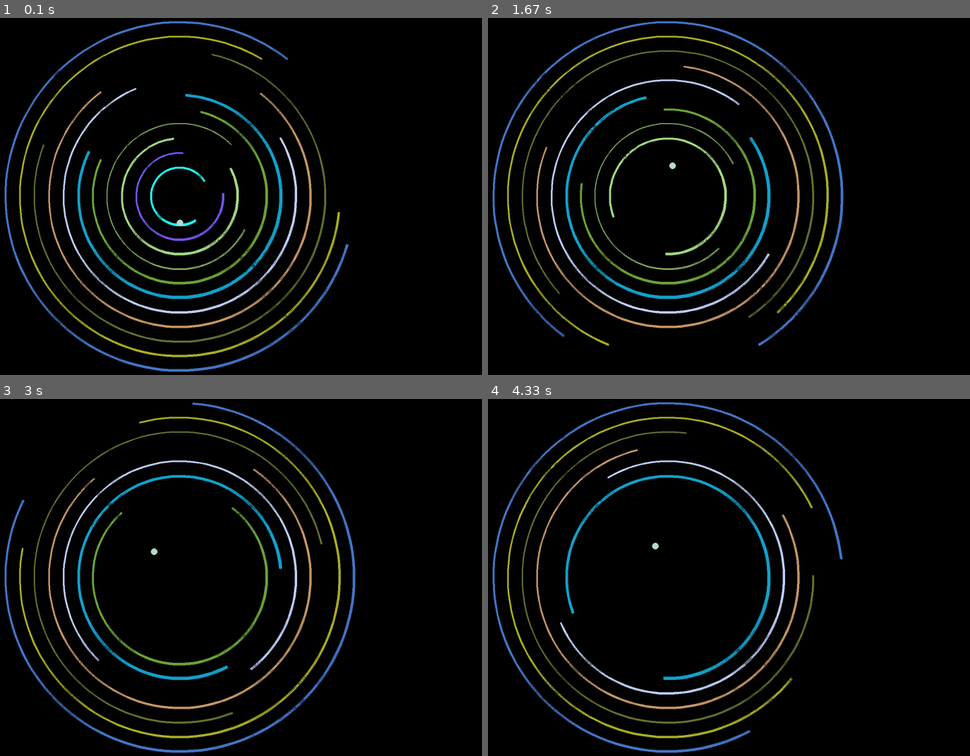
Above: before the commit, frames 1-4 (two rows, left to right).
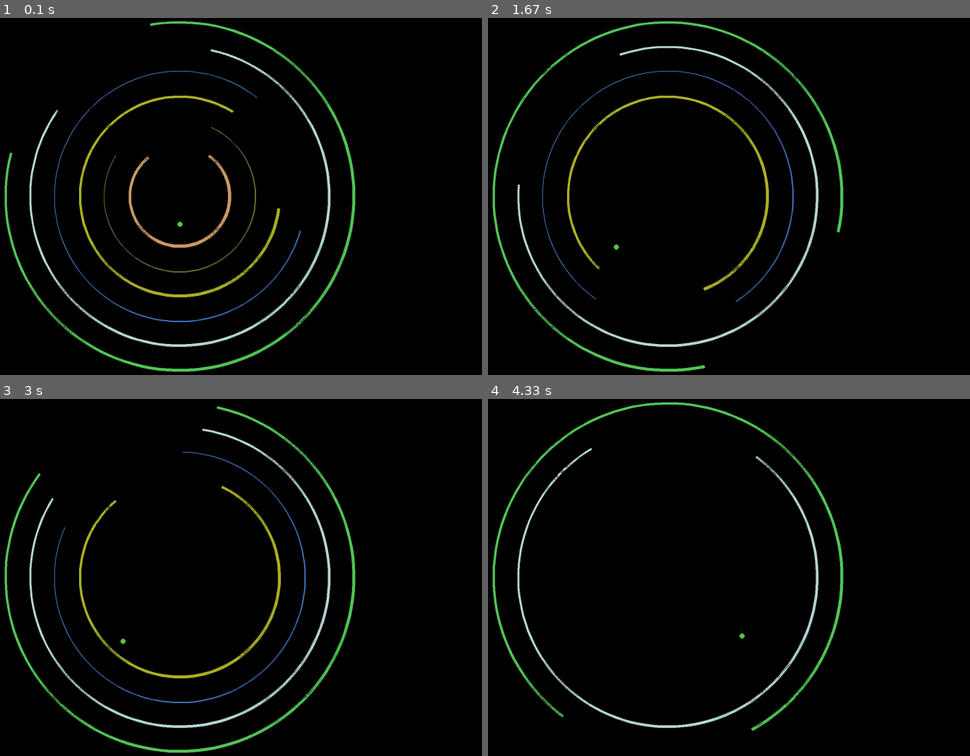
Above: after the commit, the same moments.

Repository: ThisisAqib/ball_bouncer_pygame
Game: pygame game, started from src/main.py
Two runs of this game, one before a commit and one after it. Both use one fixed random seed, a clock stepped at 60 frames per second and the inputs below.
Inputs:
- Up to frame 1 (0.1 s): no input
- Up to frame 2 (1.67 s): no input
- Up to frame 3 (3 s): no input
- Up to frame 4 (4.33 s): no input

The runs differ from the first frame. In frame 1, 12% of the frame differs, in the area x 0-74%, y 0-100%; in frame 2, 11%; in frame 3, 9.8%; in frame 4, 8.3%.

Commit message:
added more comments

Diff:
--- a/src/ball_bouncer/ball.py
+++ b/src/ball_bouncer/ball.py
@@ -16,14 +16,14 @@
     """
     Configuration class for Ball properties.
     """
-    initial_speed : tuple[float, float] = (0, 20)
-    speed_adjustment: tuple[int, int] = (10, 75),  # minimum speed, maximum speed
-    initial_position : tuple[float, float] = (0, 0)  # Initial position
+
+    initial_speed: tuple[float, float] = (0, 20)
+    speed_adjustment: tuple[int, int] = ((10, 75),)  # minimum speed, maximum speed
+    initial_position: tuple[float, float] = (0, 0)  # Initial position
     color: tuple[int, int, int] = (255, 0, 0)
     radius: int = 5
     elasticity: float = 1.0
     gravity: float = 2.0
-
 
 
 class Ball:
@@ -39,10 +39,6 @@
         # Use provided config or default values
         self.position_x, self.position_y = config.initial_position
         self.speed_x, self.speed_y = config.initial_speed
-        self.color = config.color
-        self.radius = config.radius
-        self.elasticity = config.elasticity
-        self.gravity = config.gravity
         self.config = config
 
     def update_position(self):
@@ -57,8 +53,8 @@
         self.speed_y -= 2 * dot_product * normal_y
 
         # Apply elasticity: Reduce the speed after bouncing
-        self.speed_x *= self.elasticity
-        self.speed_y *= self.elasticity
+        self.speed_x *= self.config.elasticity
+        self.speed_y *= self.config.elasticity
 
         # Add randomness to the bounce to avoid repetitive patterns
         self.randomize_bounce()
@@ -108,16 +104,3 @@
         return math.sqrt(
             (self.position_x - center_x) ** 2 + (self.position_y - center_y) ** 2
         )
-
-    def get_angle_from_center(self, center_x, center_y):
-        """
-        Calculate the angle between the ball and a specified center.
-
-        Parameters:
-        - center_x (float): x-coordinate of the center.
-        - center_y (float): y-coordinate of the center.
-
-        Returns:
-        - float: The angle in radians.
-        """
-        return math.atan2(self.position_y - center_y, self.position_x - center_x)
--- a/src/ball_bouncer/boundary.py
+++ b/src/ball_bouncer/boundary.py
@@ -29,32 +29,12 @@
             raise ValueError("Radius must be positive.")
         if self.width <= 0:
             raise ValueError("Width must be positive.")
-        if not (
-            0 <= self.color[0] <= 255
-            and 0 <= self.color[1] <= 255
-            and 0 <= self.color[2] <= 255
-        ):
-            raise ValueError("Color values must be between 0 and 255.")
-
-
-def default_boundary_config() -> BoundaryConfig:
-    """Factory function to create a default BoundaryConfig."""
-    return BoundaryConfig(
-        center_x=400,
-        center_y=300,
-        radius=200,
-        start_angle=0,
-        end_angle=2 * math.pi,
-        rotation_speed=0.01,
-        color=(255, 0, 0),
-        width=2,
-    )
 
 
 class BoundaryArc:
     """Class representing a rotating arc in the game."""
 
-    def __init__(self, config: BoundaryConfig = default_boundary_config()):
+    def __init__(self, config: BoundaryConfig):
         """
         Initialize the BoundaryArc.
 
@@ -65,34 +45,59 @@
         self.config = config
 
     def update_angles(self):
-        """Update the arc angles for rotation."""
-        self.config = self.config.__class__(
+        """
+        Update the start and end angles of the arc for rotation.
+
+        This method updates the angles by adding the current rotation speed
+        to both the start and end angles. The configuration is immutable,
+        so a new configuration object is created with the updated angles.
+        """
+        # Create a new configuration with updated angles
+        self.config = self.config.__class__(  # Re-create config to ensure immutability
             **{
-                **self.config.__dict__,
+                **self.config.__dict__,  # Unpack current configuration
                 "start_angle": self.config.start_angle + self.config.rotation_speed,
                 "end_angle": self.config.end_angle + self.config.rotation_speed,
             }
         )
 
     def draw(self, screen):
-        """Draw the boundary arc on the screen."""
+        """
+        Draw the boundary arc on the screen.
+
+        This function uses Pygame's draw.arc() to draw the arc of the boundary
+        on the screen. The color of the arc is determined by the color attribute
+        of the BoundaryConfig object.
+
+        Args:
+            screen (pygame.Surface): The surface to draw the arc on.
+        """
         pygame.draw.arc(
             screen,
             self.config.color,
             (
+                # Calculate the top-left corner of the arc's bounding box
                 self.config.center_x - self.config.radius,
                 self.config.center_y - self.config.radius,
+                # Calculate the width and height of the arc's bounding box
                 self.config.radius * 2,
                 self.config.radius * 2,
             ),
+            # Calculate the start and end angles for the arc
             self.config.start_angle,
             self.config.end_angle,
+            # Set the width of the arc
             self.config.width,
         )
 
     def is_point_outside_boundary(self, pos_x, pos_y, ball_radius):
         """
         Check if a point is outside the boundary.
+
+        This function calculates the distance from the point to the center of
+        the boundary and checks if it is greater than the radius plus the
+        radius of the ball. If it is, the point is considered to be outside
+        the boundary.
 
         Args:
             pos_x (float): X-coordinate of the point.
@@ -105,11 +110,18 @@
         distance = math.sqrt(
             (pos_x - self.config.center_x) ** 2 + (pos_y - self.config.center_y) ** 2
         )
+        # Check if the distance from the point to the center of the boundary
+        # plus the radius of the ball is greater than the radius of the
+        # boundary
         return distance + ball_radius > self.config.radius
 
     def is_point_in_empty_arc(self, pos_x, pos_y):
         """
         Check if a point is in the empty arc region.
+
+        This function is used to detect if the ball is in the empty arc region
+        of the boundary. The empty arc region is the part of the boundary
+        that is not filled with the arc.
 
         Args:
             pos_x (float): X-coordinate of the point.
@@ -118,12 +130,20 @@
         Returns:
             bool: True if the point is in the empty arc region, False otherwise.
         """
+        # Calculate the angle of the point relative to the center of the boundary
         angle = math.atan2(pos_y - self.config.center_y, pos_x - self.config.center_x)
+
+        # Normalize the angle to [0, 360)
         angle_degrees = (math.degrees(angle) + 360) % 360
+
+        # Reverse the angle to match the direction of the arc
         angle_degrees = (360 - angle_degrees) % 360
+
+        # Calculate the start and end angles of the arc
         start_deg = (math.degrees(self.config.start_angle) + 360) % 360
         end_deg = (math.degrees(self.config.end_angle) + 360) % 360
 
+        # Check if the point is in the empty arc region
         if start_deg < end_deg:
             return not start_deg <= angle_degrees <= end_deg
         return not (angle_degrees >= start_deg or angle_degrees <= end_deg)
--- a/src/ball_bouncer/game.py
+++ b/src/ball_bouncer/game.py
@@ -1,8 +1,19 @@
+"""
+Game module for the Ball Bouncer Game.
+
+This module defines the `Game` class, which encapsulates the gameplay logic,
+rendering, and interactions between the ball and the boundaries.
+
+Classes:
+    GameConfig: Configuration data for the game, including screen settings,
+                ball properties, and boundary properties.
+    Game: Core class that manages the game lifecycle, rendering, and interactions.
+"""
+
 import math
 import sys
 import random
 from dataclasses import dataclass
-
 import pygame
 
 from . import utils
@@ -11,10 +22,22 @@
 from .boundary import BoundaryArc, BoundaryConfig
 
 
-
 @dataclass
 class GameConfig:
-    """Configuration for the game, including screen size, ball settings, and other parameters."""
+    """
+    Holds configuration settings for the Ball Bouncer Game.
+
+    Attributes:
+        width (int): Width of the game window (pixels).
+        height (int): Height of the game window (pixels).
+        fps (int): Target frames per second for game rendering and updates.
+        ball_config (BallConfig): Configuration for the ball's properties.
+        rotation_speed (tuple[int, int]): Range of rotation speeds for boundaries.
+        ball_radius (tuple[int, int]): Minimum and maximum ball radius.
+        boundary_width (tuple[int, int]): Minimum and maximum width of boundaries.
+        boundaries_range (tuple[int, int]): Minimum and maximum number of boundaries.
+    """
+
     width: int
     height: int
     fps: int
@@ -26,68 +49,82 @@
 
 
 class Game:
-    """Class to manage the game logic, rendering, and interaction between the ball and boundaries."""
+    """
+    Manages the Ball Bouncer Game, including game logic, rendering,
+    and interactions.
+
+    The Game class orchestrates the movement of the ball, interactions
+    with boundaries, and game state transitions. It handles collision
+    detection, boundary management, and graphical updates.
+    """
 
     def __init__(self, config: GameConfig):
         """
-        Initialize the game.
+        Initializes the game with the provided configuration.
 
         Args:
-            config: GameConfig object containing all settings.
-        """
-        pygame.init()
+            config (GameConfig): The configuration object containing all game settings.
+        """
+        # Initialize Pygame and mixer
+        pygame.init()  # pylint: disable=no-member
         pygame.mixer.init()
 
+        # Store game configuration
         self.config = config
+        self.running = True
+
+        # Set up the game display
         self.screen = pygame.display.set_mode((config.width, config.height))
         pygame.display.set_caption("Ball Bouncer Game")
         self.clock = pygame.time.Clock()
 
-        # Initialize ball
+        # Initialize game objects
         self.ball = self._create_ball()
-        self._ball_initializations()
-
+        self._initialize_ball_properties()
+
+        # Load sound effects
         self.test_sound = pygame.mixer.Sound(SOUND_FILE)
 
         # Initialize boundaries
         self.boundaries = self._create_boundaries()
 
-        self.running = True
-
-    def _ball_initializations(self):
+    def _initialize_ball_properties(self):
+        """Randomly initializes the ball's properties such as radius and color."""
         self.ball.speed_y = self.config.ball_config.initial_speed[1]
-        self.config.ball_config.radius = random.randint(self.config.ball_radius[0], self.config.ball_radius[1])
-        self.ball.color=utils.generate_non_black_color(brightness_threshold=150)
+        self.config.ball_config.radius = random.randint(
+            self.config.ball_radius[0], self.config.ball_radius[1]
+        )
+        self.ball.color = utils.generate_non_black_color(brightness_threshold=150)
 
     def _create_ball(self) -> Ball:
         """Creates and returns a Ball instance."""
-        return Ball(
-            config=self.config.ball_config
+        return Ball(config=self.config.ball_config)
+
+    def _create_boundaries(self) -> list[BoundaryArc]:
+        """
+        Creates and returns a list of boundary arcs with random properties.
+
+        Returns:
+            list[BoundaryArc]: A list of boundary arcs initialized with random angles,
+                               rotation speeds, and colors.
+        """
+        base_radius = min(self.config.width, self.config.height) // 2 - 10
+        num_boundaries = random.randint(
+            self.config.boundaries_range[0], self.config.boundaries_range[1]
         )
-
-    def _create_boundaries(self) -> list:
-        """Creates and returns a list of boundary arcs with random angles, rotation speeds, and colors."""
-        base_radius = min(self.config.width, self.config.height) // 2 - 10
-        # Select a random number of boundaries (e.g., between 5 and 10)
-        num_boundaries = random.randint(self.config.boundaries_range[0], self.config.boundaries_range[1])
-
-        # Calculate radius step based on the number of boundaries
         radius_step = base_radius // (num_boundaries + 1)
 
         boundaries = []
         for i in range(num_boundaries):
             radius = base_radius - (i * radius_step)
             if radius <= 0:
-                break  # Stop if radius becomes non-positive
-
-            # Calculate start and end angles with some randomness
+                break  # Avoid non-positive radii
+
             start_angle = math.radians(random.randint(0, 180))
             end_angle = start_angle + math.radians(random.randint(270, 300))
-
-            # Randomize rotation speed
-            rotation_speed = random.uniform(self.config.rotation_speed[0], self.config.rotation_speed[1])
-
-            # Generate a non-black color for the boundary
+            rotation_speed = random.uniform(
+                self.config.rotation_speed[0], self.config.rotation_speed[1]
+            )
             boundary_color = utils.generate_non_black_color()
 
             boundaries.append(
@@ -100,86 +137,107 @@
                         end_angle=end_angle,
                         rotation_speed=rotation_speed,
                         color=boundary_color,
-                        width=random.randint(self.config.boundary_width[0], self.config.boundary_width[1]),
+                        width=random.randint(
+                            self.config.boundary_width[0], self.config.boundary_width[1]
+                        ),
                     )
                 )
             )
 
         return boundaries
 
-
     def handle_events(self):
-        """Handles events such as quitting the game."""
+        """Processes user input and system events."""
         for event in pygame.event.get():
-            if event.type == pygame.QUIT:
+            if event.type == pygame.QUIT:  # pylint: disable=no-member
                 self.running = False
 
     def check_collisions(self):
-        """Checks for collisions between the ball and boundaries."""
+        """Checks for and processes collisions between the ball and the boundaries."""
         if self.boundaries:
             boundary = self.boundaries[-1]
-            if boundary.is_point_outside_boundary(self.ball.position_x, self.ball.position_y, self.config.ball_config.radius):
+            if boundary.is_point_outside_boundary(
+                self.ball.position_x,
+                self.ball.position_y,
+                self.config.ball_config.radius,
+            ):
                 self._handle_ball_boundary_collision(boundary)
 
     def _handle_ball_boundary_collision(self, boundary: BoundaryArc):
-        """Handles the ball's collision with a boundary."""
+        """
+        Processes a collision between the ball and a boundary.
+
+        If the ball collides with an empty arc, a sound is played, and the boundary is removed.
+        Otherwise, the ball is reflected off the boundary.
+        """
         if boundary.is_point_in_empty_arc(self.ball.position_x, self.ball.position_y):
             self.test_sound.play()
-
-            # Remove the boundary after collision
             self.boundaries.remove(boundary)
         else:
-            distance = math.sqrt(
-                (self.ball.position_x - boundary.config.center_x) ** 2
-                + (self.ball.position_y - boundary.config.center_y) ** 2
+            distance = math.hypot(
+                self.ball.position_x - boundary.config.center_x,
+                self.ball.position_y - boundary.config.center_y,
             )
             normal_x = (self.ball.position_x - boundary.config.center_x) / distance
             normal_y = (self.ball.position_y - boundary.config.center_y) / distance
-
             self.ball.reflect_off_boundary(normal_x, normal_y)
 
     def keep_ball_within_boundary(self):
-        """Ensures the ball stays within the active boundary."""
+        """Ensures the ball remains within the active boundary."""
         if self.boundaries:
             boundary = self.boundaries[-1]
-            distance = math.sqrt(
-                (self.ball.position_x - boundary.config.center_x) ** 2
-                + (self.ball.position_y - boundary.config.center_y) ** 2
+            distance = math.hypot(
+                self.ball.position_x - boundary.config.center_x,
+                self.ball.position_y - boundary.config.center_y,
             )
             if distance + self.config.ball_config.radius > boundary.config.radius:
-                excess = distance + self.config.ball_config.radius - boundary.config.radius
-                angle = math.atan2(self.ball.position_y - boundary.config.center_y,
-                                    self.ball.position_x - boundary.config.center_x)
+                excess = (
+                    distance + self.config.ball_config.radius - boundary.config.radius
+                )
+                angle = math.atan2(
+                    self.ball.position_y - boundary.config.center_y,
+                    self.ball.position_x - boundary.config.center_x,
+                )
                 self.ball.position_x -= math.cos(angle) * excess
                 self.ball.position_y -= math.sin(angle) * excess
 
     def draw(self):
-        """Draws the game objects on the screen."""
-        self.screen.fill((0, 0, 0))
+        """Renders the game objects onto the screen."""
+        self.screen.fill((0, 0, 0))  # Clear the screen
         for boundary in self.boundaries:
             boundary.draw(self.screen)
 
-        pygame.draw.circle(self.screen, self.ball.color, (int(self.ball.position_x), int(self.ball.position_y)), self.config.ball_config.radius)
+        pygame.draw.circle(
+            self.screen,
+            self.ball.color,
+            (int(self.ball.position_x), int(self.ball.position_y)),
+            self.config.ball_config.radius,
+        )
 
     def restart_game(self):
-        """Reset the game state and start over."""
+        """Resets the game state to start a new session."""
         self.ball.position_x = self.config.width // 2
         self.ball.position_y = self.config.height // 2
         self.ball.speed_x = 0
-
-        self._ball_initializations()
-
-        # Reinitialize boundaries
+        self._initialize_ball_properties()
         self.boundaries = self._create_boundaries()
 
+    def _update_boundaries(self):
+        """Updates the angles of the rotating boundaries."""
+        for boundary in self.boundaries:
+            boundary.update_angles()
+
     def run(self):
-        """Main game loop."""
+        """
+        Main game loop.
+
+        This loop handles events, updates the game state, and redraws the screen.
+        """
         while self.running:
             self.handle_events()
-
-            # Check if all boundaries have been removed and restart the game
-            # if not self.boundaries:
-            if self.ball.get_distance_from_center(self.config.width // 2, self.config.height // 2) > min(self.config.width, self.config.height):
+            if self.ball.get_distance_from_center(
+                self.config.width // 2, self.config.height // 2
+            ) > min(self.config.width, self.config.height):
                 self.restart_game()
 
             self.ball.update_position()
@@ -190,14 +248,8 @@
             self.ball.speed_y += self.config.ball_config.gravity  # Apply gravity
 
             self.draw()
-
             pygame.display.flip()
             self.clock.tick(self.config.fps)
 
-        pygame.quit()
+        pygame.quit()  # pylint: disable=no-member
         sys.exit()
-
-    def _update_boundaries(self):
-        """Updates the angles of all active boundaries."""
-        for boundary in self.boundaries:
-            boundary.update_angles()
--- a/src/ball_bouncer/utils.py
+++ b/src/ball_bouncer/utils.py
@@ -1,10 +1,26 @@
+"""
+Utility functions for the Ball Bouncer Game.
+"""
+
 import random
 
+
 def generate_non_black_color(brightness_threshold=100):
+    """
+    Generate a random RGB color that is not too dark (perceived brightness > threshold).
+
+    Args:
+        brightness_threshold (int): Minimum brightness for the color. Defaults to 100.
+
+    Returns:
+        tuple: A tuple representing an RGB color (r, g, b) with values between 0 and 255.
+    """
     while True:
-        r = random.randint(0, 255)
-        g = random.randint(0, 255)
-        b = random.randint(0, 255)
-        brightness = 0.299 * r + 0.587 * g + 0.114 * b  # Perceived brightness formula
-        if brightness > brightness_threshold:  # Adjust threshold as needed
-            return (r, g, b)
+        red = random.randint(0, 255)
+        green = random.randint(0, 255)
+        blue = random.randint(0, 255)
+        brightness = (
+            0.299 * red + 0.587 * green + 0.114 * blue
+        )  # Perceived brightness formula
+        if brightness > brightness_threshold:
+            return red, green, blue
--- a/src/main.py
+++ b/src/main.py
@@ -3,26 +3,47 @@
 
 This script initializes the game configuration and starts the main game loop.
 """
+
+# Import necessary classes and configurations
 from ball_bouncer.game import Game, GameConfig
 from ball_bouncer.ball import BallConfig
 
+# Main entry point of the program
+if __name__ == "__main__":
+    # Create the game configuration
+    game_config = GameConfig(
+        # Screen dimensions
+        width=1920,  # The width of the game window in pixels
+        height=1080,  # The height of the game window in pixels
+        fps=30,  # Frames per second for smooth rendering and game updates
+        # Ball-specific configuration
+        ball_config=BallConfig(
+            initial_speed=(
+                0,
+                25,
+            ),  # Initial speed of the ball in the x and y directions
+            elasticity=1.3,  # How much the ball "bounces back" after hitting a boundary
+            gravity=3.0,  # Downward acceleration applied to the ball (higher means stronger gravity)
+            speed_adjustment=(
+                20,
+                75,
+            ),  # Minimum and maximum speed adjustments for the ball after collisions
+        ),
+        # Number of boundaries in the game
+        boundaries_range=(
+            5,
+            15,
+        ),  # Range for the number of boundaries (minimum and maximum)
+        # Rotation speed of boundaries
+        rotation_speed=(0.05, 0.2),  # Range for boundary rotation speed (min and max)
+        # Ball radius configuration
+        ball_radius=(5, 15),  # Range for the ball's radius (smallest and largest size)
+        # Boundary width configuration
+        boundary_width=(2, 8),  # Range for the width of each boundary (thin to thick)
+    )
 
-if __name__ == "__main__":
-    game_config = GameConfig(
-        width=1920,
-        height=1080,
-        fps=30,
-        ball_config=BallConfig(
-            initial_speed=(0, 25),  # speed_x, speed_y
-            elasticity=1.3,
-            gravity=3.0,
-            speed_adjustment=(20, 75),  # minimum speed, maximum speed
-        ),
-        rotation_speed=(0.05, 0.2),  # minimum rotation speed, maximum rotation speed
-        ball_radius=(5, 15),  # minimum ball radius, maximum ball radius
-        boundary_width=(2, 8),  # minimum boundary width, maximum boundary width
-        boundaries_range=(5, 15),  # minimum number of boundaries, maximum number of boundaries
+    # Initialize the game with the defined configuration
+    game = Game(game_config)
 
-    )
-    game = Game(game_config)
+    # Start the game loop
     game.run()
